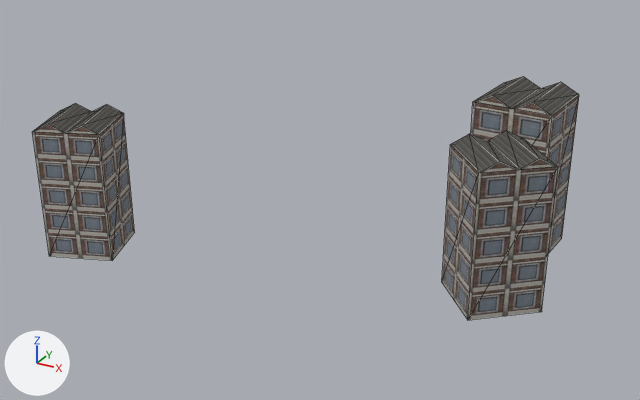
Renders of the OBJ model examples/vehicle-playground/res/models/urban/procgen-procpain-district-tower-xm1zm1.obj from each side of a commit.
Rendered twice from a 50 mm camera at (40.6, -83.0, 43.0) aimed at (-1.7, -6.1, 4.5). The axes (+X, +Y, +Z) are drawn at lower left. The lights are the same throughout. The older version comes first. Mesh edges are drawn as thin lines. Where no turn or scale is listed for an object, it has been applied to the vertices. Vertices at exactly the same position are counted once.

The first picture shows 'procgen-procpain-district-tower-xm1zm1'.
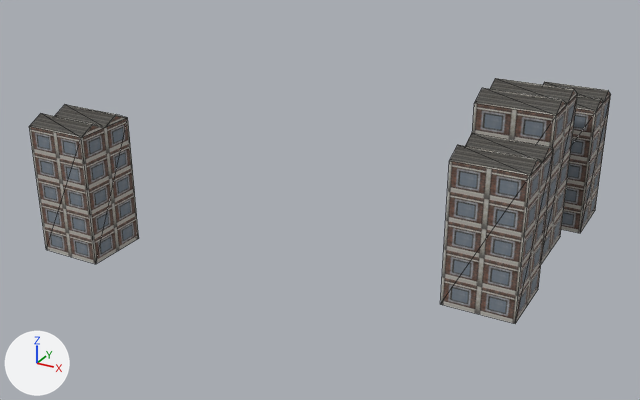
The edits, one by one:
me_procgen_procpain_district_tower_xm1zm1 is used by ob_procgen_procpain_district_tower_xm1zm1; location (0.0, 0.0, 0.0).
me_procgen_procpain_district_tower_xm1zm1 had 42 vertices, 66 faces and spanned x -27.0..24.0, y -23.7..7.1, z 0.0..17.4.
me_procgen_procpain_district_tower_xm1zm1 now has 56 vertices, 88 faces and spans x -26.0..23.0, y -22.7..15.9, z 0.0..17.4.
me_procgen_procpain_district_tower_xm1zm1 part 1: the loose piece of 14 vertices spanning x 13.7..24.0, y -14.7..-4.4, z 0.0..15.5 is turned 49.3 degrees about the z axis through its middle.
me_procgen_procpain_district_tower_xm1zm1 part 2: the loose piece of 14 vertices spanning x 12.9..21.6, y -1.6..7.1, z 0.0..17.4 is turned -86.2 degrees about the z axis through its middle.
me_procgen_procpain_district_tower_xm1zm1 part 3: the loose piece of 14 vertices spanning x -27.0..-18.1, y -23.7..-14.8, z 0.0..14.7 is turned 69.5 degrees about the z axis through its middle.
me_procgen_procpain_district_tower_xm1zm1 part 4: the loose piece of 14 vertices spanning x -27.0..-18.1, y -23.7..-14.8, z 0.0..14.7 is copied, and the copy is turned 69.5 degrees about the z axis through its middle and scaled by 1.02, then moved by (42.0, 31.6, 0.2); it spans x 16.0..23.0, y 8.8..15.9, z 0.0..15.0.

Where the change shows, as pixel boxes (x1, y1, x2, y2) in the pictures (640 x 400 px; the box of a moved part takes in the faces that stretch with it):
'procgen-procpain-district-tower-xm1zm1', reshaped (6% wider)
    before: (32, 76, 579, 320)
    after: (29, 78, 611, 324)
part 1 of me_procgen_procpain_district_tower_xm1zm1, moved or reshaped
    before: (442, 131, 558, 320)
    after: (441, 133, 554, 324)
part 2 of me_procgen_procpain_district_tower_xm1zm1, moved or reshaped
    before: (471, 76, 579, 253)
    after: (472, 78, 577, 264)
part 3 of me_procgen_procpain_district_tower_xm1zm1, moved or reshaped
    before: (32, 103, 135, 261)
    after: (29, 105, 139, 264)
part 4 of me_procgen_procpain_district_tower_xm1zm1, added
    after: (543, 82, 611, 233)
